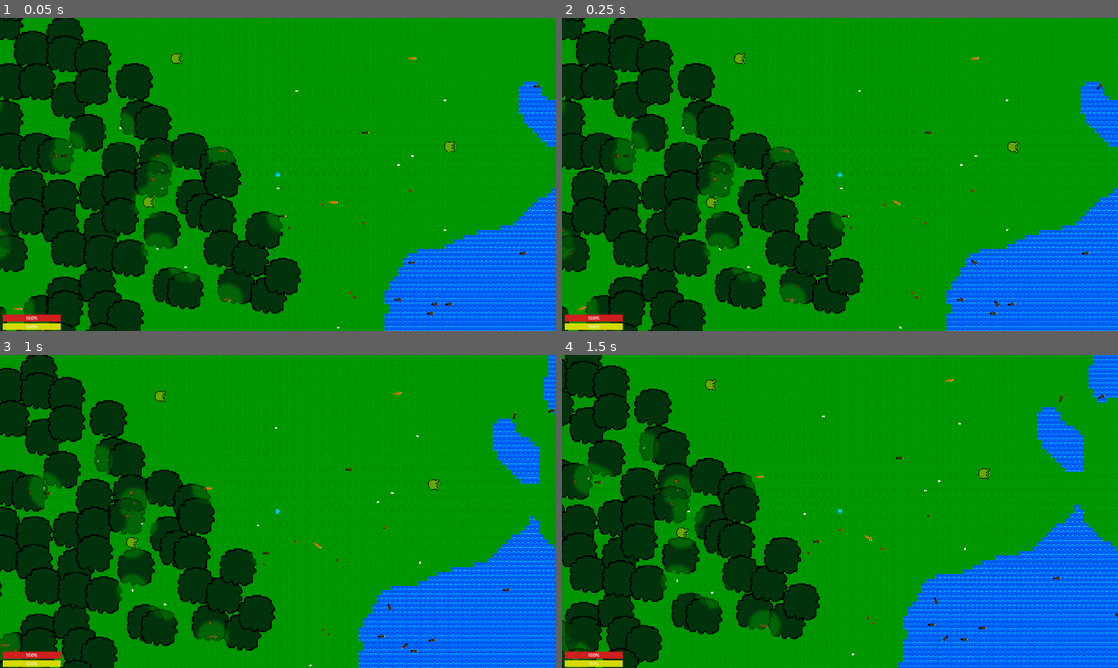
Above: before the commit, frames 1-4 (two rows, left to right).
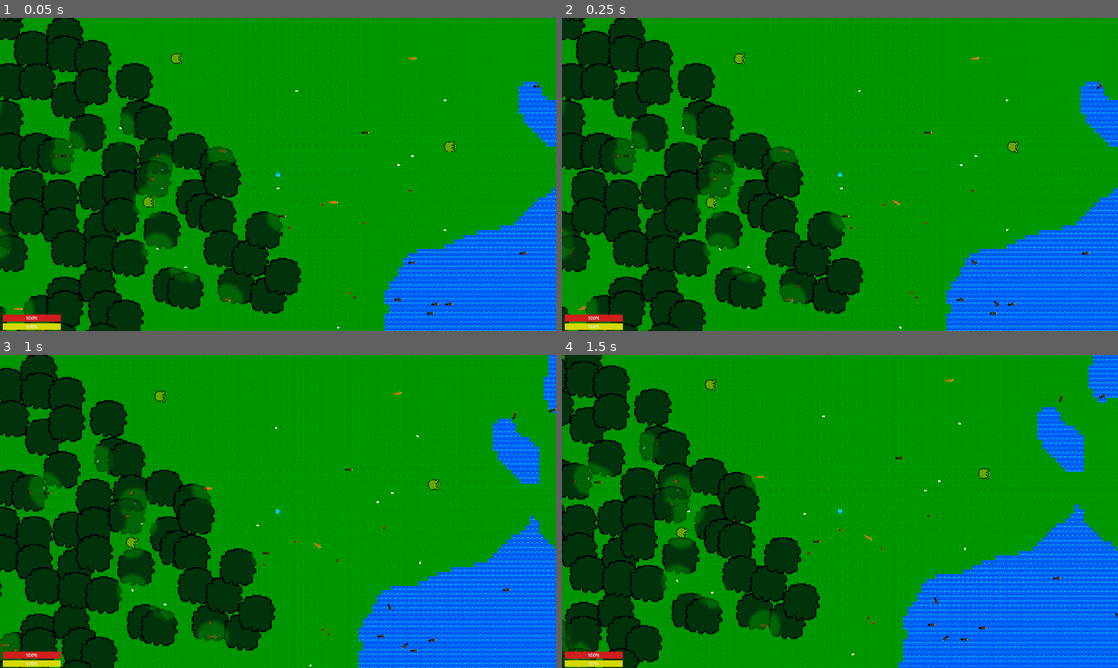
Above: after the commit, the same moments.

Repository: Kyhel/lost-in-pixels
Game: Godot game, scene res://scenes/game.tscn
Two runs of this game, one before a commit and one after it. Both use one fixed random seed, a clock stepped at 60 frames per second and the inputs below.
Inputs:
- Up to frame 1 (0.05 s): no input
- Up to frame 2 (0.25 s): no input
- Up to frame 3 (1 s): hold Right (ui_right) from 0.53 s (still down); tap 1 (ability_1, bound only after the commit) at 0.6 s; tap 2 (ability_2, bound only after the commit) at 0.8 s
- Up to frame 4 (1.5 s): release Right (ui_right) at 1.28 s; hold Down (ui_down) from 1.28 s (still down); tap 2 (ability_2, bound only after the commit) at 1.35 s

Frame 1 is identical in both runs. In frame 2, less than 0.1% of the frame differs, in the area x 12-98%, y 21-93%; in frame 3, less than 0.1%; in frame 4, less than 0.1%.

Commit message:
Add abilities

Diff:
--- a/actors/player/player.gd
+++ b/actors/player/player.gd
@@ -61,6 +61,17 @@
 
 	if Input.is_action_just_pressed("spawn_carrot"):
 		_spawn_carrot()
+
+	if Input.is_action_just_pressed("ability_1"):
+		AbilityManager.try_activate_slot(0)
+	if Input.is_action_just_pressed("ability_2"):
+		AbilityManager.try_activate_slot(1)
+	if Input.is_action_just_pressed("ability_3"):
+		AbilityManager.try_activate_slot(2)
+	if Input.is_action_just_pressed("ability_4"):
+		AbilityManager.try_activate_slot(3)
+	if Input.is_action_just_pressed("ability_5"):
+		AbilityManager.try_activate_slot(4)
 
 	try_pickup_items()
 
--- /dev/null
+++ b/data/abilities/ability_data.gd
@@ -0,0 +1,8 @@
+class_name AbilityData
+extends Resource
+
+@export var id: StringName
+@export var display_name: String = ""
+@export var icon: Texture2D
+@export var unlock_rule: AbilityUnlockRule
+@export var effect_script: Script
--- /dev/null
+++ b/data/abilities/ability_unlock_rule.gd
@@ -0,0 +1,17 @@
+class_name AbilityUnlockRule
+extends Resource
+
+@export var eater_creature: CreatureData
+@export var food_item: ItemData
+@export var witness_radius: float = 450.0
+
+
+func matches(eater: Creature, item_data: ItemData, witness_position: Vector2, player_position: Vector2) -> bool:
+	if item_data == null or eater == null or eater.creature_data == null:
+		return false
+	if eater_creature != null and eater.creature_data != eater_creature:
+		return false
+	if food_item != null:
+		if item_data != food_item and item_data.id != food_item.id:
+			return false
+	return witness_position.distance_to(player_position) <= witness_radius
--- /dev/null
+++ b/data/abilities/effects/grow_flower_effect.gd
@@ -0,0 +1,12 @@
+extends RefCounted
+
+var _flower_data: ItemData = preload("res://data/objects/nature/flowers/flower_red_1.tres")
+
+
+func execute(player: Player) -> void:
+	if player == null or not is_instance_valid(player):
+		return
+	var forward := Vector2.from_angle(player.sprite.rotation - TAU / 4.0)
+	var spawn_pos := player.global_position + forward * float(ChunkManager.TILE_SIZE)
+	var chunk := ChunkManager.get_chunk_from_position(spawn_pos)
+	ObjectsManager.spawn_item_in_chunk(chunk, _flower_data, spawn_pos, 1)
--- /dev/null
+++ b/data/abilities/grow_flower.tres
@@ -0,0 +1,14 @@
+[gd_resource type="Resource" script_class="AbilityData" format=3]
+
+[ext_resource type="Script" path="res://data/abilities/ability_data.gd" id="1_data"]
+[ext_resource type="Resource" path="res://data/abilities/grow_flower_unlock.tres" id="2_rule"]
+[ext_resource type="Script" path="res://data/abilities/effects/grow_flower_effect.gd" id="3_effect"]
+[ext_resource type="Texture2D" uid="uid://b4r8iktdnd4pr" path="res://assets/nature/flower_red_1.png" id="4_icon"]
+
+[resource]
+script = ExtResource("1_data")
+id = &"grow_flower"
+display_name = "Grow Flower"
+icon = ExtResource("4_icon")
+unlock_rule = ExtResource("2_rule")
+effect_script = ExtResource("3_effect")
--- /dev/null
+++ b/data/abilities/grow_flower_unlock.tres
@@ -0,0 +1,11 @@
+[gd_resource type="Resource" script_class="AbilityUnlockRule" format=3]
+
+[ext_resource type="Script" path="res://data/abilities/ability_unlock_rule.gd" id="1_unlock"]
+[ext_resource type="Resource" uid="uid://06r8vifs4yfn" path="res://data/actors/animals/rabbit.tres" id="2_rabbit"]
+[ext_resource type="Resource" uid="uid://dcoj2sx4a6d6e" path="res://data/objects/nature/flowers/flower_red_1.tres" id="3_flower"]
+
+[resource]
+script = ExtResource("1_unlock")
+eater_creature = ExtResource("2_rabbit")
+food_item = ExtResource("3_flower")
+witness_radius = 450.0
--- a/data/objects/world_item.gd
+++ b/data/objects/world_item.gd
@@ -17,6 +17,7 @@
 	return true
 
 func be_eaten(by: Creature) -> void:
+	AbilityManager.notify_creature_ate_item(by, self)
 	on_picked_up(by)
 
 func on_picked_up(by: Node) -> void:
--- /dev/null
+++ b/managers/ability_manager.gd
@@ -0,0 +1,92 @@
+extends Node
+
+var _abilities: Array[AbilityData] = []
+var _by_id: Dictionary = {}
+var discovered_order: Array[StringName] = []
+var _discovered_set: Dictionary = {}
+
+signal ability_unlocked(ability: AbilityData)
+signal discoveries_changed
+
+
+func _ready() -> void:
+	_register_abilities()
+
+
+func _register_abilities() -> void:
+	_register(load("res://data/abilities/grow_flower.tres") as AbilityData)
+
+
+func _register(ability: AbilityData) -> void:
+	if ability == null or ability.id == &"":
+		return
+	_abilities.append(ability)
+	_by_id[ability.id] = ability
+
+
+func get_ability(id: StringName) -> AbilityData:
+	return _by_id.get(id, null)
+
+
+func notify_creature_ate_item(eater: Creature, item: WorldItem) -> void:
+	if item == null or item.item_data == null:
+		return
+	var player := _get_player()
+	if player == null:
+		return
+	var ppos: Vector2 = player.global_position
+	for ability in _abilities:
+		if _discovered_set.has(ability.id):
+			continue
+		if ability.unlock_rule == null:
+			continue
+		if ability.unlock_rule.matches(eater, item.item_data, eater.global_position, ppos):
+			_discover(ability)
+
+
+func _discover(ability: AbilityData) -> void:
+	if _discovered_set.has(ability.id):
+		return
+	_discovered_set[ability.id] = true
+	discovered_order.append(ability.id)
+	ability_unlocked.emit(ability)
+	discoveries_changed.emit()
+
+
+func try_activate_slot(slot_index: int) -> void:
+	if slot_index < 0 or slot_index >= discovered_order.size():
+		return
+	var id: StringName = discovered_order[slot_index]
+	var ability: AbilityData = _by_id.get(id, null)
+	if ability == null or ability.effect_script == null:
+		return
+	var player := _get_player()
+	if player == null:
+		return
+	var inst: Variant = ability.effect_script.new()
+	if inst != null and inst.has_method("execute"):
+		inst.execute(player)
+
+
+func apply_discovered_from_save(ids: Variant) -> void:
+	_discovered_set.clear()
+	discovered_order.clear()
+	if ids is Array:
+		for v in ids:
+			var sid := StringName(str(v))
+			if _by_id.has(sid):
+				_discovered_set[sid] = true
+				discovered_order.append(sid)
+	discoveries_changed.emit()
+
+
+func get_discovered_ids_for_save() -> Array:
+	return discovered_order.duplicate()
+
+
+func _get_player() -> Player:
+	var tree := get_tree()
+	if tree == null:
+		return null
+	var n := tree.get_first_node_in_group("player")
+	return n as Player
--- a/managers/game_session.gd
+++ b/managers/game_session.gd
@@ -2,7 +2,7 @@
 ## Holds run-wide state that survives scene reloads (autoload). World seed, pending save/load apply.
 
 const SAVE_PATH := "user://save_slot_0.json"
-const SAVE_FORMAT_VERSION := 2
+const SAVE_FORMAT_VERSION := 3
 
 ## Current terrain seed used by ChunkManager (noise + chunk RNG).
 var active_world_seed: int = 0
--- a/managers/save_game.gd
+++ b/managers/save_game.gd
@@ -2,6 +2,7 @@
 ## Save/load JSON to user://.
 ## v1: world seed, player position/hunger/weapon, fog grids.
 ## v2: adds player health (loads v1 with full health default).
+## v3: adds discovered_abilities (StringName ids).
 ## Creatures, dropped items, and trees are not serialized; they follow procedural rules when chunks reload.
 
 func reset_autoload_world_state(clear_fog: bool) -> void:
@@ -14,6 +15,9 @@
 	var weapon_path := ""
 	if player.weapon != null:
 		weapon_path = player.weapon.resource_path
+	var ability_ids: Array = []
+	for aid in AbilityManager.discovered_order:
+		ability_ids.append(String(aid))
 	var data := {
 		"format_version": GameSession.SAVE_FORMAT_VERSION,
 		"world_seed": ChunkManager.get_world_seed(),
@@ -24,6 +28,7 @@
 			"weapon_path": weapon_path,
 		},
 		"fog_memory": ChunkManager.build_fog_save_payload(),
+		"discovered_abilities": ability_ids,
 	}
 	var json_text := JSON.stringify(data)
 	var path := GameSession.SAVE_PATH
--- a/project.godot
+++ b/project.godot
@@ -25,6 +25,7 @@
 ItemDatabase="*res://managers/item_database.gd"
 MovementStrategyDatabase="*uid://c5id1fhom68l2"
 DebugManager="*uid://de4qv4t7ch7cr"
+AbilityManager="*res://managers/ability_manager.gd"
 
 [display]
 
@@ -77,6 +78,31 @@
 "events": [Object(InputEventKey,"resource_local_to_scene":false,"resource_name":"","device":-1,"window_id":0,"alt_press …(191 unchanged characters)…
 ]
 }
+ability_1={
+"deadzone": 0.2,
+"events": [Object(InputEventKey,"resource_local_to_scene":false,"resource_name":"","device":-1,"window_id":0,"alt_pressed":false,"shift_pressed":false,"ctrl_pressed":false,"meta_pressed":false,"pressed":false,"keycode":0,"physical_keycode":49,"key_label":0,"unicode":0,"location":0,"echo":false,"script":null)
+]
+}
+ability_2={
+"deadzone": 0.2,
+"events": [Object(InputEventKey,"resource_local_to_scene":false,"resource_name":"","device":-1,"window_id":0,"alt_pressed":false,"shift_pressed":false,"ctrl_pressed":false,"meta_pressed":false,"pressed":false,"keycode":0,"physical_keycode":50,"key_label":0,"unicode":0,"location":0,"echo":false,"script":null)
+]
+}
+ability_3={
+"deadzone": 0.2,
+"events": [Object(InputEventKey,"resource_local_to_scene":false,"resource_name":"","device":-1,"window_id":0,"alt_pressed":false,"shift_pressed":false,"ctrl_pressed":false,"meta_pressed":false,"pressed":false,"keycode":0,"physical_keycode":51,"key_label":0,"unicode":0,"location":0,"echo":false,"script":null)
+]
+}
+ability_4={
+"deadzone": 0.2,
+"events": [Object(InputEventKey,"resource_local_to_scene":false,"resource_name":"","device":-1,"window_id":0,"alt_pressed":false,"shift_pressed":false,"ctrl_pressed":false,"meta_pressed":false,"pressed":false,"keycode":0,"physical_keycode":52,"key_label":0,"unicode":0,"location":0,"echo":false,"script":null)
+]
+}
+ability_5={
+"deadzone": 0.2,
+"events": [Object(InputEventKey,"resource_local_to_scene":false,"resource_name":"","device":-1,"window_id":0,"alt_pressed":false,"shift_pressed":false,"ctrl_pressed":false,"meta_pressed":false,"pressed":false,"keycode":0,"physical_keycode":53,"key_label":0,"unicode":0,"location":0,"echo":false,"script":null)
+]
+}
 pause_menu={
 "deadzone": 0.2,
 "events": [Object(InputEventKey,"resource_local_to_scene":false,"resource_name":"","device":-1,"window_id":0,"alt_press …(195 unchanged characters)…
--- a/scenes/game.gd
+++ b/scenes/game.gd
@@ -24,6 +24,7 @@
 		player.hunger_changed.emit(player.hunger)
 		player.health_changed.emit(player.health)
 		player._update_attack_hitbox_radius()
+		AbilityManager.apply_discovered_from_save([])
 	elif GameSession.has_pending_apply():
 		var data: Dictionary = GameSession.take_pending_apply()
 		var pd: Variant = data.get("player", {})
@@ -40,3 +41,8 @@
 			player.hunger_changed.emit(player.hunger)
 			player.health_changed.emit(player.health)
 			player._update_attack_hitbox_radius()
+		var discovered: Variant = data.get("discovered_abilities", [])
+		if discovered is Array:
+			AbilityManager.apply_discovered_from_save(discovered)
+		else:
+			AbilityManager.apply_discovered_from_save([])
--- a/scenes/game.tscn
+++ b/scenes/game.tscn
@@ -16,6 +16,7 @@
 [ext_resource type="Script" uid="uid://cr322prb20pyg" path="res://ui/hud_root.gd" id="13_kvuet"]
 [ext_resource type="Script" uid="uid://o8cqffnmgf1p" path="res://ui/pause_menu.gd" id="14_pause"]
 [ext_resource type="Script" uid="uid://btgnvradaiwwp" path="res://ui/death_overlay.gd" id="15_death"]
+[ext_resource type="Script" path="res://ui/abilities_bar.gd" id="16_abbar"]
 
 [sub_resource type="ShaderMaterial" id="ShaderMaterial_gee14"]
 shader = ExtResource("3_u5sy4")
@@ -168,6 +169,21 @@
 theme_override_styles/background = SubResource("StyleBoxFlat_kvuet")
 theme_override_styles/fill = SubResource("StyleBoxFlat_dinhu")
 value = 50.0
+
+[node name="AbilitiesBar" type="HBoxContainer" parent="HUDLayer/HUDRoot" unique_id=1827364510]
+layout_mode = 1
+anchors_preset = 12
+anchor_left = 0.5
+anchor_top = 1.0
+anchor_right = 0.5
+anchor_bottom = 1.0
+offset_left = -280.0
+offset_top = -72.0
+offset_right = 280.0
+offset_bottom = -8.0
+grow_horizontal = 2
+alignment = 1
+script = ExtResource("16_abbar")
 
 [node name="PauseMenuRoot" type="CanvasLayer" parent="." unique_id=1776983684]
 layer = 50
--- /dev/null
+++ b/ui/abilities_bar.gd
@@ -0,0 +1,25 @@
+extends HBoxContainer
+
+const SLOT_SIZE := Vector2(52, 52)
+
+
+func _ready() -> void:
+	add_theme_constant_override("separation", 10)
+	AbilityManager.discoveries_changed.connect(_rebuild)
+	_rebuild()
+
+
+func _rebuild() -> void:
+	for c in get_children():
+		c.queue_free()
+	for id in AbilityManager.discovered_order:
+		var ability := AbilityManager.get_ability(id)
+		if ability == null:
+			continue
+		var btn := TextureButton.new()
+		btn.ignore_texture_size = true
+		btn.stretch_mode = TextureButton.STRETCH_KEEP_ASPECT_CENTERED
+		btn.custom_minimum_size = SLOT_SIZE
+		if ability.icon != null:
+			btn.texture_normal = ability.icon
+		add_child(btn)
Not shown, added: data/abilities/ability_data.gd.uid
Not shown, added: data/abilities/ability_unlock_rule.gd.uid
Not shown, added: data/abilities/effects/grow_flower_effect.gd.uid
Not shown, added: managers/ability_manager.gd.uid
Not shown, added: ui/abilities_bar.gd.uid
